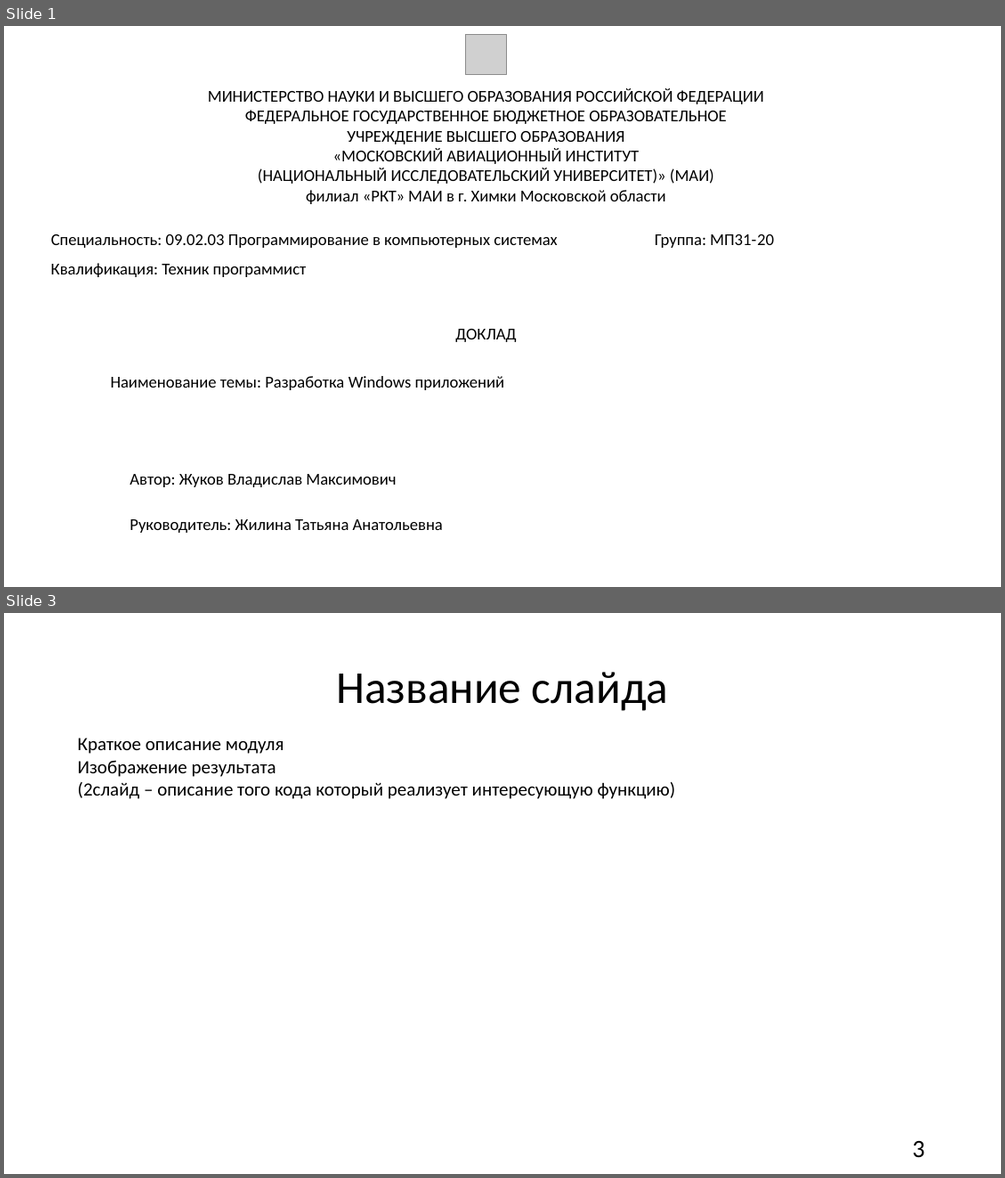
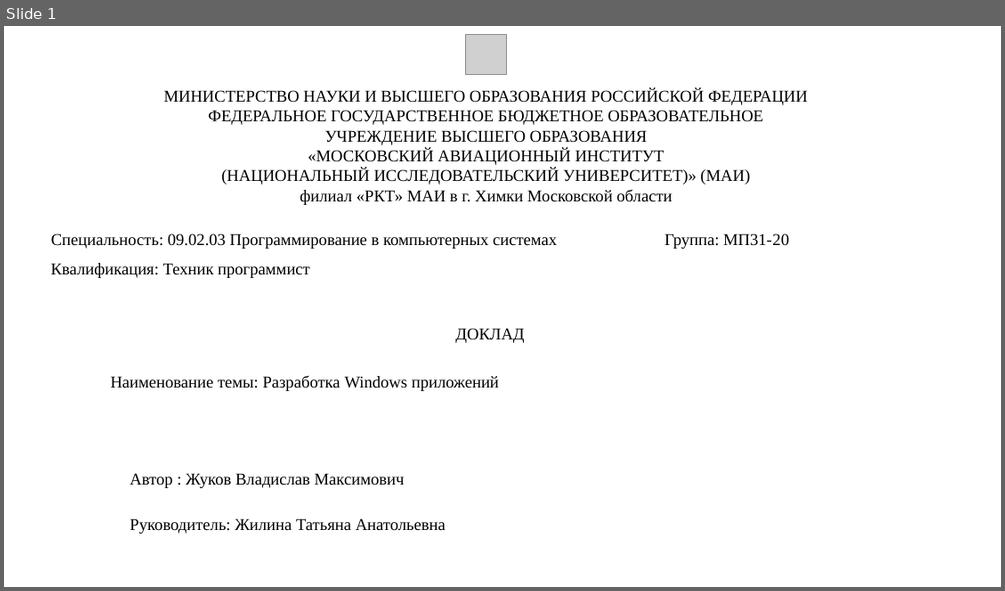
Before and after one commit to Feeralbee/praktika_system_programming, a slide deck: ЖуковМП3120.pptx. Shown one above the other, each under a label of ours: slides 1 and 3 before the commit, slide 1 after it; the slides between them are not shown. The pictures are 1005x1178 and 1005x591 pixels, drawn with LibreOffice and Linux fonts; fonts in the diff are those of the drawing; grey boxes stand for pictures. Boxes give left, top, right and bottom in pixels: in the first picture for what was removed or moved away, otherwise in the second. Text is boxed around its words. In the diff, an @@ line names an element or a change of style, - is before the commit and + after.

```diff
--- a/ЖуковМП3120.pptx
+++ b/ЖуковМП3120.pptx
@@ slide 3 removed at (4,613,1001,1174), background #FFFFFF @@
@@ title removed at (336,672,668,711) @@
-Название слайда
@@ text removed at (78,738,676,799) @@
-Краткое описание модуля
-Изображение результата
-(2слайд – описание того кода который реализует интересующую функцию)
@@ page number removed at (912,1141,924,1158) @@
-3
@@ slide 1 changed as well @@
@@ font Calibri to Times New Roman in 6 elements at (164,89,808,205), (129,518,445,533), (111,376,499,391), (51,233,789,248), (455,328,524,343), (51,263,310,278) @@
@@ text at (129,473,404,488): text changed; font Calibri to Times New Roman @@
-Автор: Жуков Владислав Максимович
+Автор : Жуков Владислав Максимович
```
Also in this commit, not shown: 14 slides added, 2 other slides removed.
